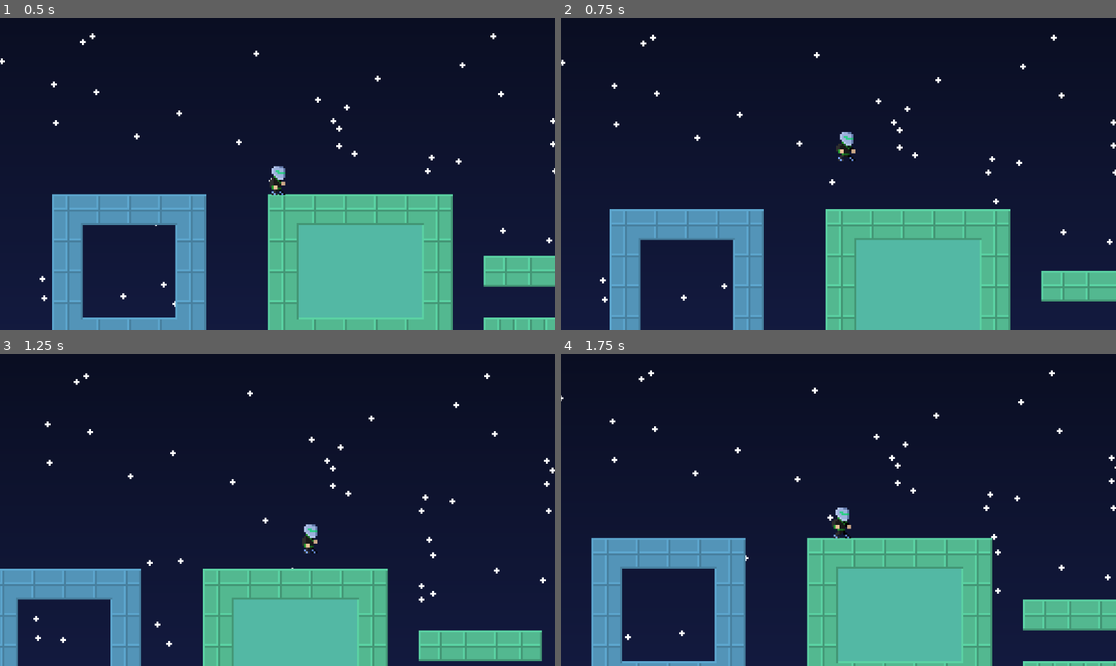
Above: before the commit, frames 1-4 (two rows, left to right).
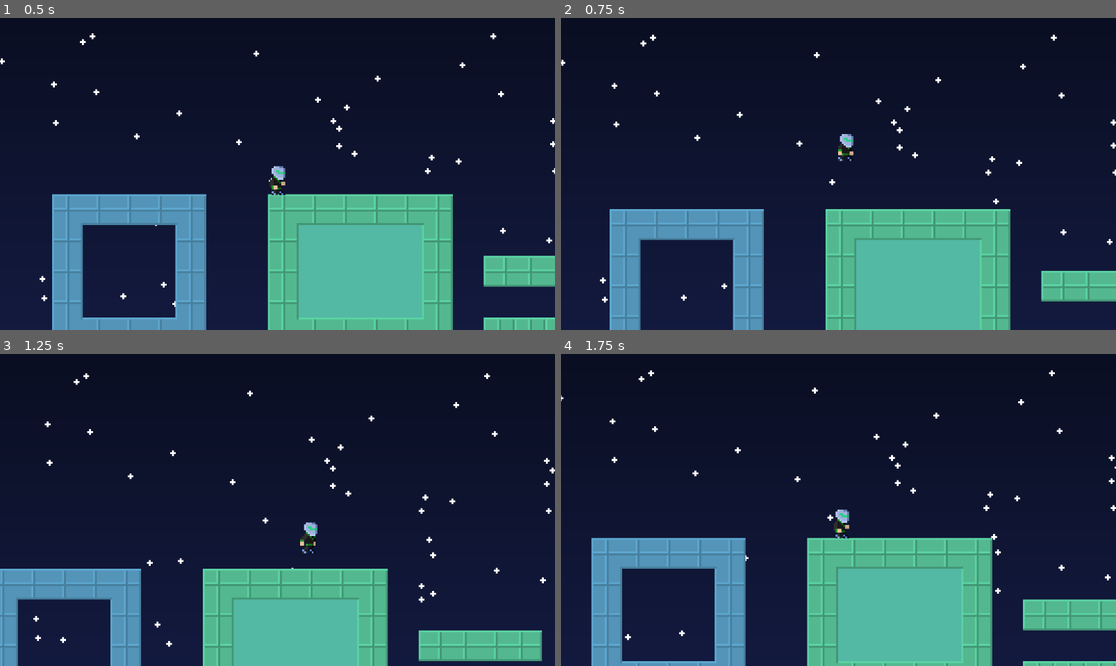
Above: after the commit, the same moments.

Repository: reneelias/Godot-2D-Platformer
Game: Godot game, scene res://Scenes/main.tscn
The game is run twice, just before and just after one commit, with the same random seed, the same clock (stepped at 60 frames per second) and the same inputs.
Inputs:
- Up to frame 1 (0.5 s): no input
- Up to frame 2 (0.75 s): hold D from 0.53 s (still down); hold Space (Jump) from 0.53 s (still down)
- Up to frame 3 (1.25 s): keep holding D; keep holding Space (Jump)
- Up to frame 4 (1.75 s): keep holding D; release Space (Jump) at 1.28 s; tap R at 1.35 s; tap Space (Jump) at 1.52, 1.55 s

Frame 1 is identical in both runs. In frame 2, 0.1% of the frame differs, in the area x 49-54%, y 36-46%; in frame 3, 0.2%; in frame 4, 0.2%, in the area x 48-53%, y 49-60%.

Commit message:
Add jump animation

Diff:
--- a/2d-platformer/ObjectScenes/Player.tscn
+++ b/2d-platformer/ObjectScenes/Player.tscn
@@ -19,10 +19,10 @@
 tracks/0/interp = 1
 tracks/0/loop_wrap = true
 tracks/0/keys = {
-"times": PackedFloat32Array(0, 0.2, 0.4, 0.6),
-"transitions": PackedFloat32Array(1, 1, 1, 1),
+"times": PackedFloat32Array(0, 0.0001, 0.2, 0.4, 0.6),
+"transitions": PackedFloat32Array(1, 1, 1, 1, 1),
 "update": 1,
-"values": [0, 1, 2, 3]
+"values": [0, 0, 1, 2, 3]
 }
 
 [sub_resource type="Animation" id="Animation_akhjb"]
@@ -40,9 +40,26 @@
 "values": [0]
 }
 
+[sub_resource type="Animation" id="Animation_wpivi"]
+resource_name = "Jump"
+step = 0.1
+tracks/0/type = "value"
+tracks/0/imported = false
+tracks/0/enabled = true
+tracks/0/path = NodePath("Sprite2D:frame")
+tracks/0/interp = 1
+tracks/0/loop_wrap = true
+tracks/0/keys = {
+"times": PackedFloat32Array(0, 0.1, 0.2),
+"transitions": PackedFloat32Array(1, 1, 1),
+"update": 1,
+"values": [4, 5, 6]
+}
+
 [sub_resource type="AnimationLibrary" id="AnimationLibrary_wpivi"]
 _data = {
 &"Idle": SubResource("Animation_5podq"),
+&"Jump": SubResource("Animation_wpivi"),
 &"RESET": SubResource("Animation_akhjb")
 }
 
@@ -56,6 +73,7 @@
 [node name="Sprite2D" type="Sprite2D" parent="."]
 texture = ExtResource("3_akhjb")
 hframes = 4
+vframes = 2
 
 [node name="CollisionShape2D" type="CollisionShape2D" parent="."]
 shape = SubResource("RectangleShape2D_0xm2m")
--- a/2d-platformer/Scripts/CharacterController.gd
+++ b/2d-platformer/Scripts/CharacterController.gd
@@ -44,8 +44,10 @@
 	if is_on_floor():
 		if inputVelocity.x != 0:
 			playerState = PlayerState.RUN
+			animPlayer.play("Idle")
 		else:
 			playerState = PlayerState.IDLE
+			animPlayer.play("Idle")
 	elif not is_on_floor() and velocity.y > 0:
 		playerState = PlayerState.FALL
 
@@ -89,6 +91,7 @@
 			jumpSpeedFrames = JUMP_FRAMES
 			velocity -= Vector2(0, jumpSpeed)
 			playerState = PlayerState.JUMP
+			animPlayer.play("Jump")
 		elif is_on_wall() and get_wall_normal().x == -inputVelocity.normalized().x:
 			jumpSpeedFramesCount = 0
 			jumpSpeedFrames = WALL_JUMP_FRAMES
@@ -97,6 +100,7 @@
 			wallJumpVec.y = -abs(wallJumpVec.y)
 			velocity = wallJumpVec * wallJumpSpeed
 			playerState = PlayerState.JUMP
+			animPlayer.play("Jump")
 	elif Input.is_action_pressed("Jump") and playerState == PlayerState.JUMP and jumpSpeedFramesCount < jumpSpeedFrames:
 		jumpSpeedFramesCount += 1
 		velocity -= Vector2(0, jumpSpeed * jumpSpeedScaler * cos(float(jumpSpeedFramesCount)/jumpSpeedFrames * PI/2))
Not shown: 1 places in 2d-platformer/ObjectScenes/Player.tscn that only renumber resources
Binary file changed: 2d-platformer/Sprites/Character_SpriteSheet.png
